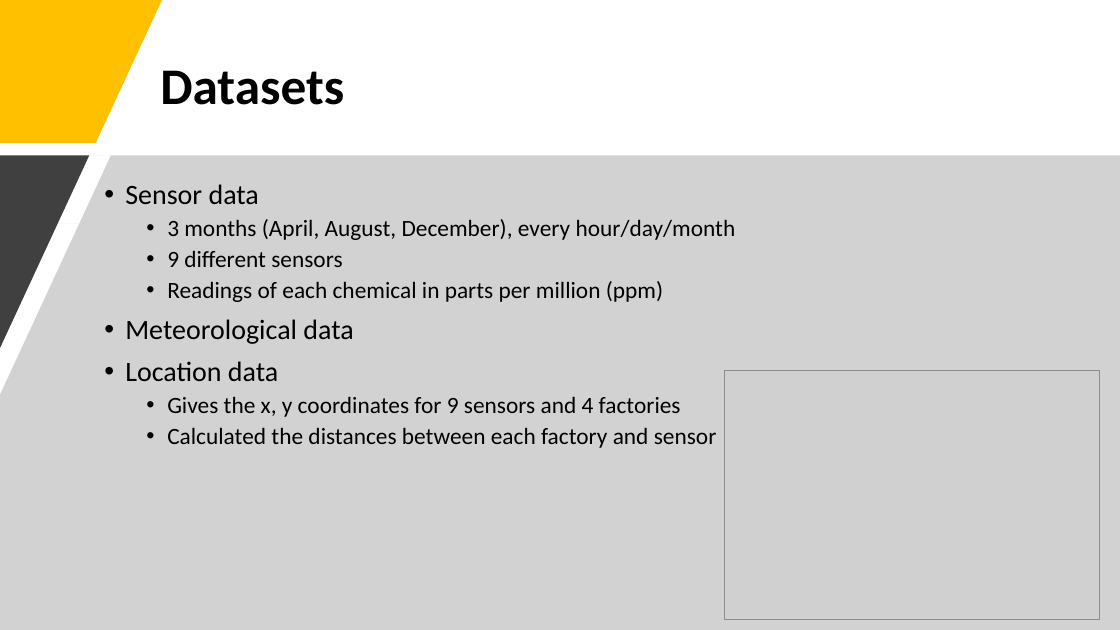
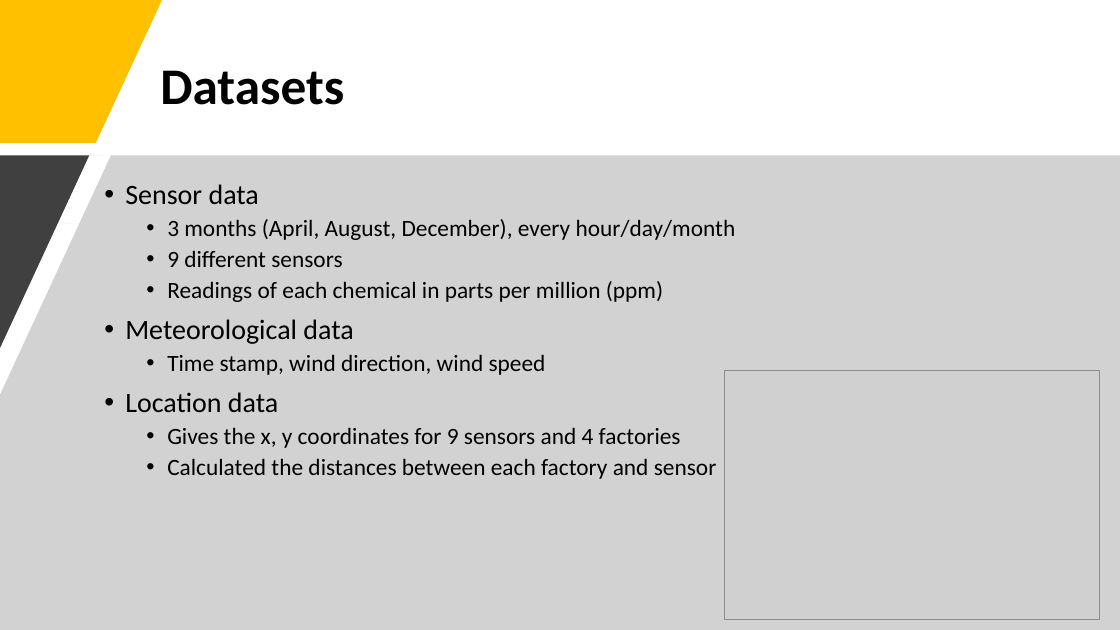
Before and after one commit to j-tice/capstone_final, a slide deck: slide 5 of Capstone Final Project Presentation.pptx (slide 4 before the commit). Drawn at 1120x630 pixels with LibreOffice and Linux fonts; fonts in the diff are those of the drawing; grey boxes stand for pictures. Boxes give left, top, right and bottom in pixels: in the first picture for what was removed or moved away, otherwise in the second. Text is boxed around its words. In the diff, an @@ line names an element or a change of style, - is before the commit and + after.

```diff
--- a/Capstone Final Project Presentation.pptx
+++ b/Capstone Final Project Presentation.pptx
@@ text at (167, 354, 546, 375): paragraph added @@
+  • Time stamp, wind direction, wind speed
```
Also in this commit, not shown: 3 other slides changed, 9 slides added, 1 slide removed.
